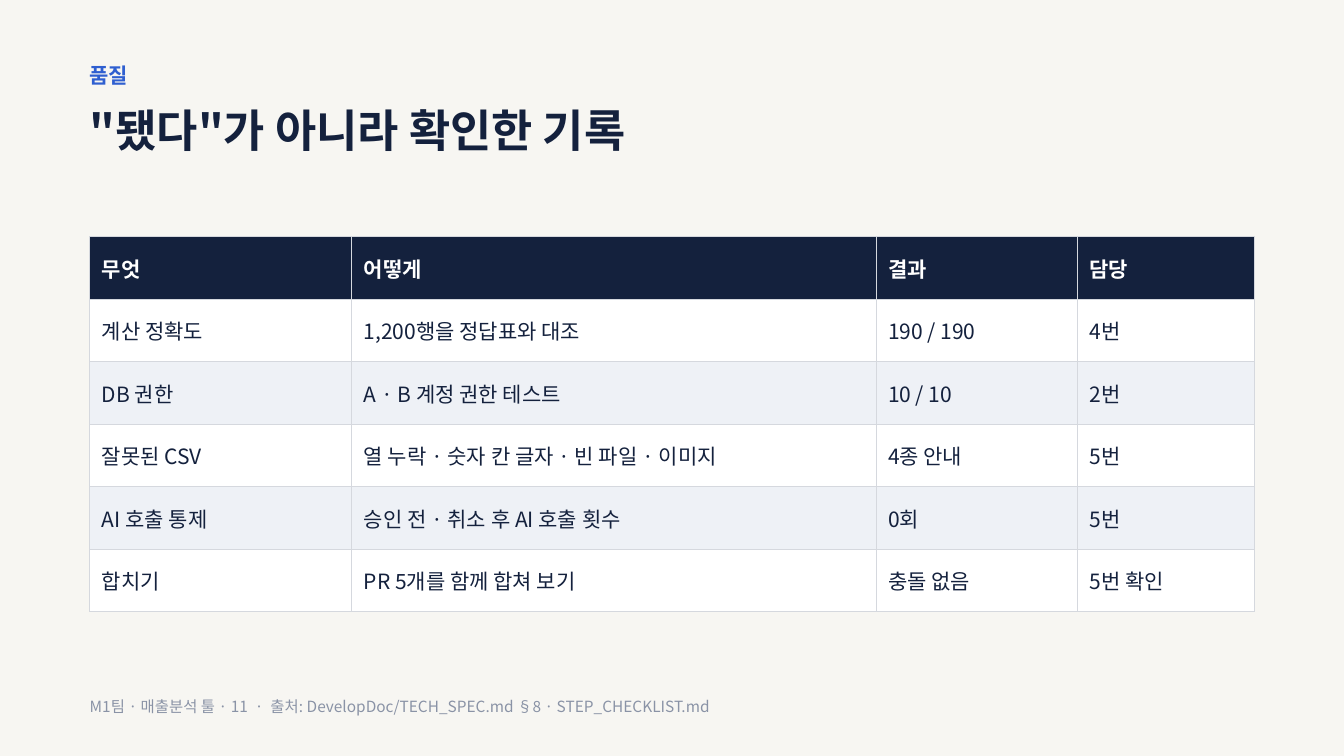
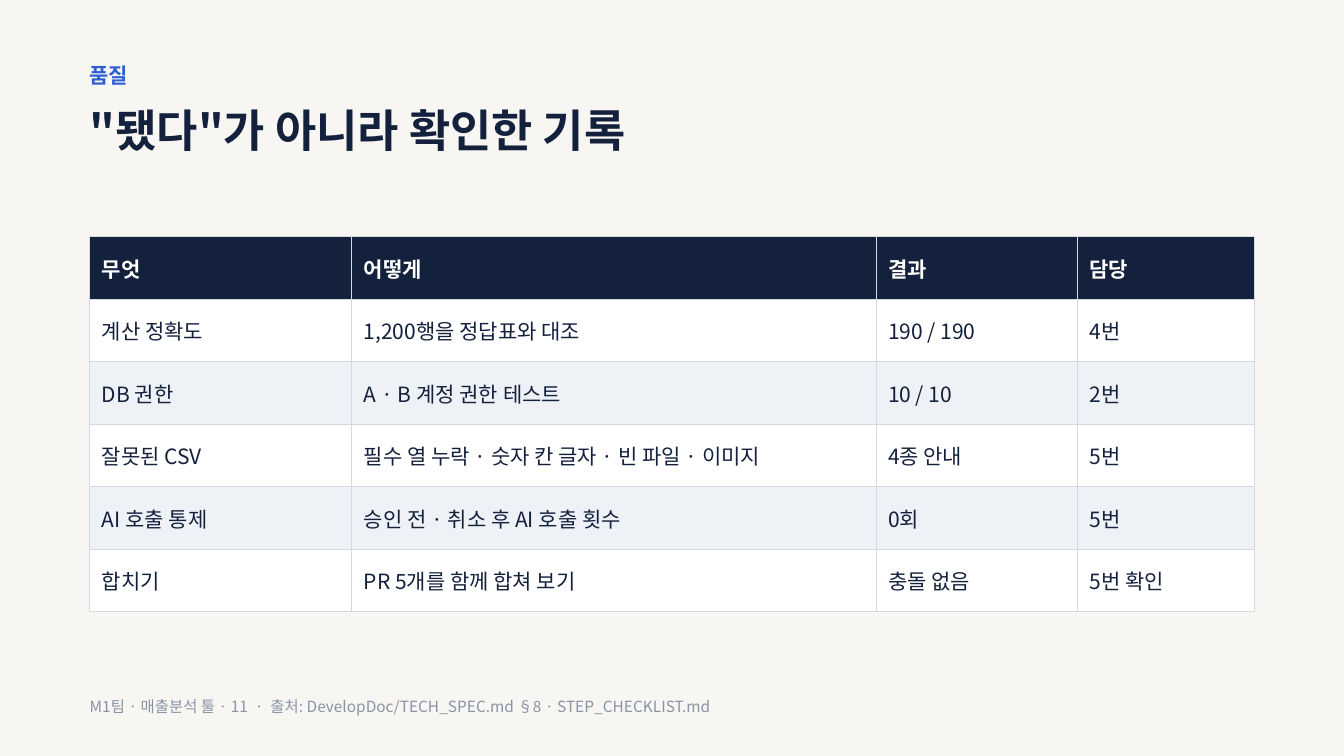
Before and after one commit to ctaleez51-art/sales-analysis, a slide deck: slide 11 of docs/presentation/M1_presentation_draft_v0.1.pptx. Drawn at 1344x756 pixels with LibreOffice and Linux fonts; fonts in the diff are those of the drawing. Boxes give left, top, right and bottom in pixels: in the first picture for what was removed or moved away, otherwise in the second. Text is boxed around its words. In the diff, an @@ line names an element or a change of style, - is before the commit and + after.

```diff
--- a/docs/presentation/M1_presentation_draft_v0.1.pptx
+++ b/docs/presentation/M1_presentation_draft_v0.1.pptx
@@ table at [90,237,1255,595] @@
-row 4, column 2: 열 누락 · 숫자 칸 글자 · 빈 파일 · 이미지
+row 4, column 2: 필수 열 누락 · 숫자 칸 글자 · 빈 파일 · 이미지
```
Also in this commit, not shown: 2 other slides changed, 1 other file.
